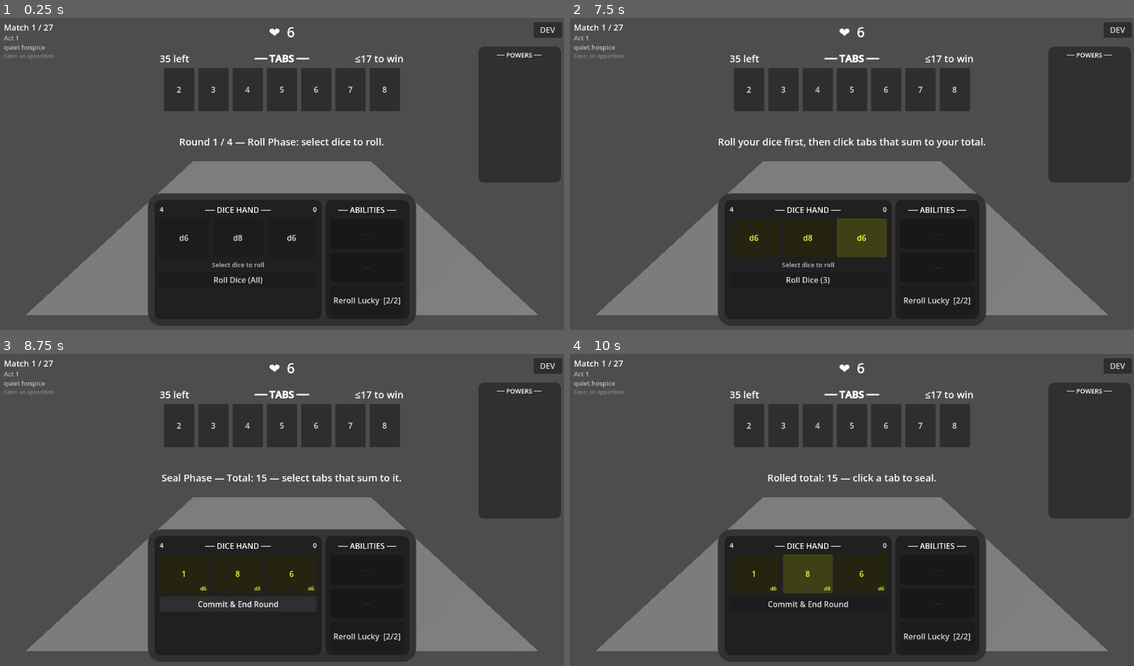
Above: before the commit, frames 1-4 (two rows, left to right).
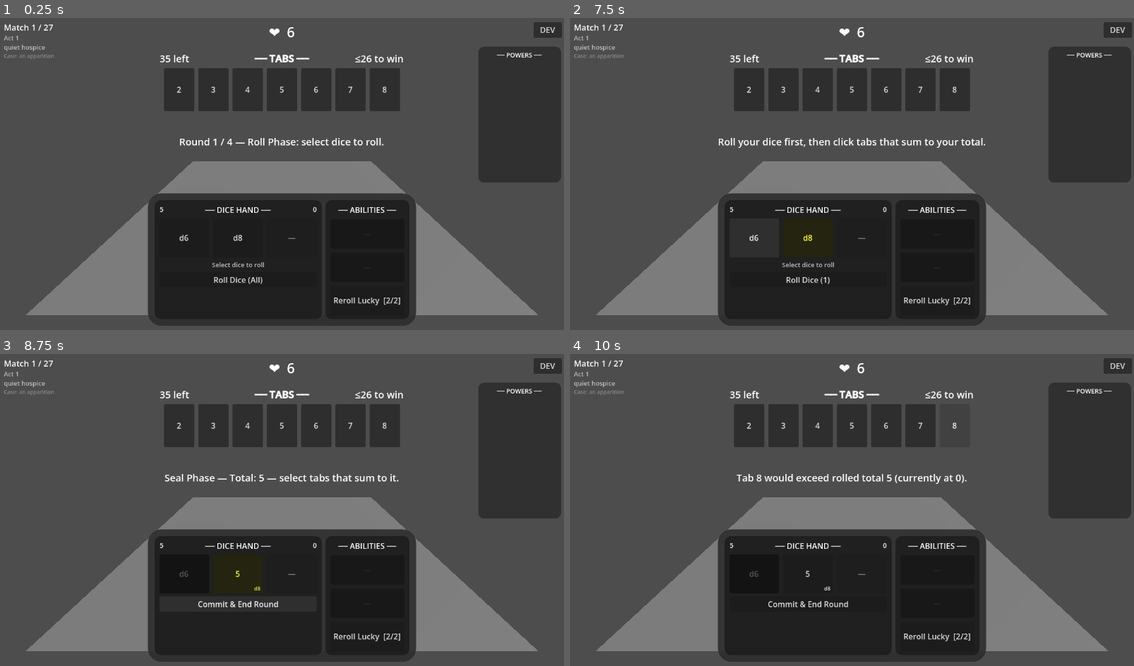
Above: after the commit, the same moments.

Repository: caleb-the-dev/SealTheBox
Game: Godot game, scene res://scenes/match/match.tscn
The game is run twice, just before and just after one commit, with the same random seed, the same clock (stepped at 60 frames per second) and the same inputs.
Inputs (mouse positions are in pixels of both pictures, inside the frame that each line leads up to):
- Up to frame 1 (0.25 s): no input
- Up to frame 2 (7.5 s): click "2" at 0.5 s; click "3" at 1.25 s; click "4" at 2 s; click "5" at 2.75 s; click "6" at 3.5 s; click "7" at 4.25 s; click "8" at 5 s; click "d6" at 5.75 s; click "d8" at 6.5 s; click "d6" at 7.25 s
- Up to frame 3 (8.75 s): click "Roll Dice (3)" (after the commit: "Roll Dice (1)") at 8 s
- Up to frame 4 (10 s): click (756, 572) at 8.75 s, where only the run before the commit has a clickable "1"; click "8" at 9.5 s

The runs differ from the first frame. In frame 1, less than 0.1% of the frame differs, in the area x 28-66%, y 11-72%; in frame 2, 2.2%, in the area x 28-66%, y 11-85%; in frame 3, 0.6%; in frame 4, 1.7%.

Commit message:
playtest-tuning: draw 2 dice/turn, 1.5x thresholds, +10 HP dev button
Co-Authored-By: Claude Sonnet 4.6 <noreply@anthropic.com>

Diff:
--- a/seal-the-box/data/boxes.csv
+++ b/seal-the-box/data/boxes.csv
@@ -1,9 +1,9 @@
 id,name,tabs,win_threshold,tier,source_for
-classic,Classic,1;2;3;4;5;6;7;8;9,20,easy,
-low_evens,Low Evens,2;3;4;5;6;7;8,17,easy,
-high_odds,High Odds,3;5;7;9;11,17,medium,
-compressed,Compressed,2;4;5;6;8,13,hard,
-stairs,Stairs,1;3;5;6;7;9,15,medium,
-source_devil,the Pact,1;2;3;4;5;6;7;8;9,18,hard,diabolic
-source_cosmic,the Veil,2;3;4;5;6;7;8;9;10,20,hard,cosmic
-source_ghost,the Anchor,1;3;5;6;7;8;9;11;13,22,hard,ethereal
+classic,Classic,1;2;3;4;5;6;7;8;9,30,easy,
+low_evens,Low Evens,2;3;4;5;6;7;8,26,easy,
+high_odds,High Odds,3;5;7;9;11,26,medium,
+compressed,Compressed,2;4;5;6;8,20,hard,
+stairs,Stairs,1;3;5;6;7;9,23,medium,
+source_devil,the Pact,1;2;3;4;5;6;7;8;9,27,hard,diabolic
+source_cosmic,the Veil,2;3;4;5;6;7;8;9;10,30,hard,cosmic
+source_ghost,the Anchor,1;3;5;6;7;8;9;11;13,33,hard,ethereal
--- a/seal-the-box/scripts/match/dice_pool.gd
+++ b/seal-the-box/scripts/match/dice_pool.gd
@@ -11,14 +11,14 @@
     _hand = []
 
 func draw_hand() -> Array:
-    if _pool.size() < 3:
+    if _pool.size() < 2:
         _reshuffle()
     if _pool.is_empty():
         push_warning("DicePool: draw_hand called on empty pool+discard — returning empty hand")
         _hand = []
         return _hand
     _hand = []
-    var draw_count = min(3, _pool.size())
+    var draw_count = min(2, _pool.size())
     for i in draw_count:
         var idx = randi() % _pool.size()
         _hand.append(_pool[idx])
--- a/seal-the-box/scripts/match/match.gd
+++ b/seal-the-box/scripts/match/match.gd
@@ -658,6 +658,13 @@
 	dev_restart_btn.pressed.connect(_on_dev_restart_pressed)
 	dev_btns.add_child(dev_restart_btn)
 
+	var dev_hp_btn = Button.new()
+	dev_hp_btn.text = "+10 HP (Dev)"
+	dev_hp_btn.custom_minimum_size = Vector2(0, 56)
+	dev_hp_btn.add_theme_font_size_override("font_size", 17)
+	dev_hp_btn.pressed.connect(_on_dev_give_hp_pressed)
+	dev_btns.add_child(dev_hp_btn)
+
 	var dev_close_btn = Button.new()
 	dev_close_btn.text = "Close  [T]"
 	dev_close_btn.custom_minimum_size = Vector2(0, 44)
@@ -1354,6 +1361,10 @@
 func _on_dev_restart_pressed() -> void:
 	_dev_overlay.visible = false
 	_run_manager.start_run()
+
+func _on_dev_give_hp_pressed() -> void:
+	GameState.hp += 10
+	_refresh_ui()
 
 func _on_dev_win_series_pressed() -> void:
 	_dev_overlay.visible = false
